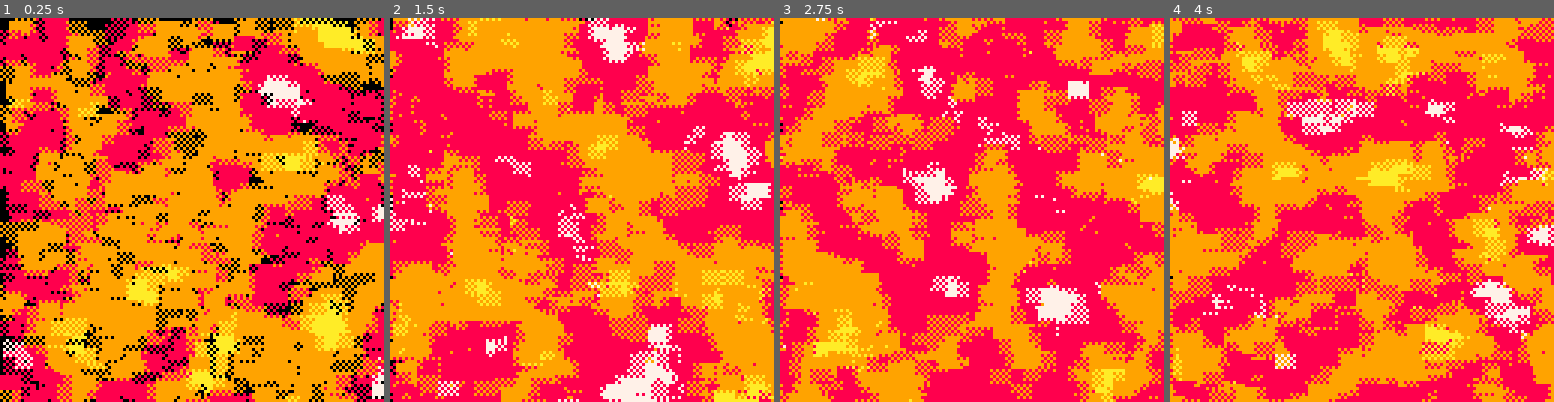
Above: before the commit, frames 1-4 (left to right).
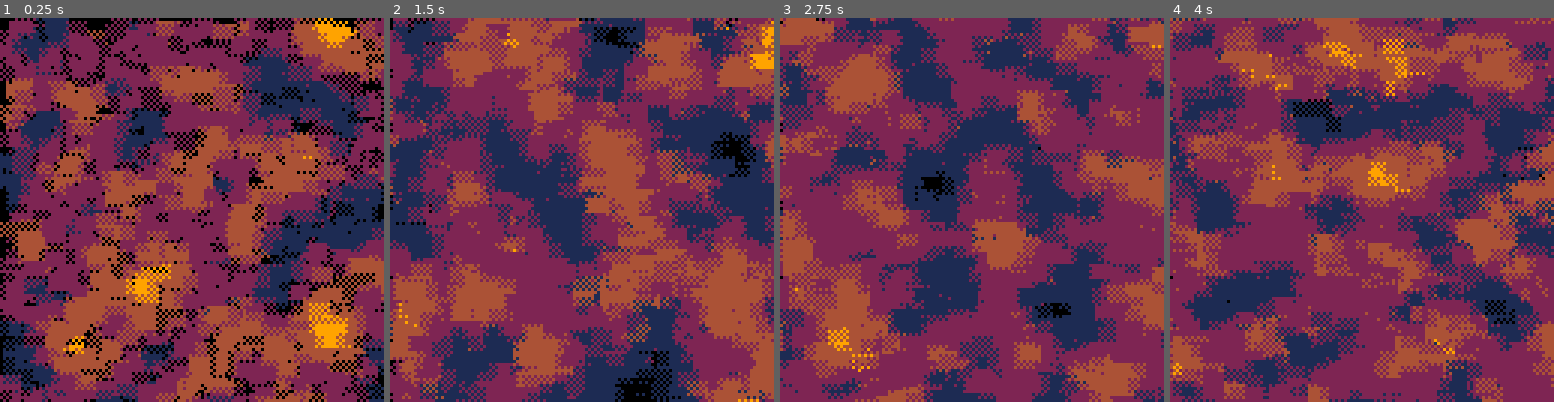
Above: after the commit, the same moments.

Repository: Toastation/p8
Game: PICO-8 cartridge perlin.p8
Same seed, same stepped clock (60 frames per second), same inputs: the game is played once before the commit and once after it.
Inputs:
- Up to frame 1 (0.25 s): no input
- Up to frame 2 (1.5 s): no input
- Up to frame 3 (2.75 s): no input
- Up to frame 4 (4 s): no input

The runs differ from the first frame. In frame 1, 88% of the frame differs, in the area x 0-100%, y 0-100%; in frame 2, 100%; in frame 3, 100%; in frame 4, 100%.

Commit message:
pendulum

Diff:
--- /dev/null
+++ b/dpendulum.p8
@@ -0,0 +1,56 @@
+pico-8 cartridge // http://www.pico-8.com
+version 16
+__lua__
+pi=3.1415
+r1=50
+r2=50
+m1=10
+m2=10
+a1=pi/2
+a2=pi/2
+v1=0
+v2=0
+ac1=0
+ac2=0
+g=0.05
+pa1={10,9,8}
+pa2={12,14,15}
+
+cos1 = cos function cos(angle) return cos1(angle/(pi*2)) end
+sin1 = sin function sin(angle) return sin1(-angle/(pi*2)) end
+
+function _init()
+	cls()
+end
+
+function _update()
+    a = -g * (2 * m1 + m2) * sin(a1);
+    b = -m2 * g * sin(a1 - 2 * a2);
+    c = -2 * sin(a1 - a2) * m2;
+    d = v2 * v2 * r2 + v1 * v1 * r1 * cos(a1 - a2);
+    e = r1 * (2 * m1 + m2 - m2 * cos(2 * a1 - 2 * a2));
+    ac1 = (a + b + c * d) / e;
+    a = 2 * sin(a1 - a2);
+    b = (v1 * v1 * r1 * (m1 + m2));
+    c = g * (m1 + m2) * cos(a1);
+    d = v2 * v2 * r2 * m2 * cos(a1 - a2);
+    e = r2 * (2 * m1 + m2 - m2 * cos(2 * a1 - 2 * a2));
+    ac2 = (a * (b + c + d)) / e;
+    v1+=ac1
+    v2+=ac2
+    a1+=v1
+    a2+=v2
+end
+
+function _draw()
+    x1=64+r1*sin(a1)
+    y1=20+r1*cos(a1)
+    x2=x1+r2*sin(a2)
+    y2=y1+r2*cos(a2)
+    --line(64,20,x1,y1,0)
+    print("♥",x1,y1,pa1[flr(rnd(#pa1)+1)])
+    --circfill(x1,y1,2,pa[flr(rnd(#pa-1)+1)])
+    --line(x1,y1,x2,y2,0)
+    print("웃",x2,y2,pa2[flr(rnd(#pa2)+1)])
+    --circfill(x2,y2,2,pa[flr(rnd(#pa-1)+1)])
+end
--- a/perlin.p8
+++ b/perlin.p8
@@ -17,7 +17,10 @@
 }
 p={}
 fade={}
-pa={7,8,9,10}
+pa1={2,8,14,15,7}
+pa2={7,8,9,10,}
+pa3={0,1,13,6,7}
+pa4={0,1,2,4,9}
 
 function init()
  for i=0,255 do
@@ -81,6 +84,23 @@
 		y=rnd(128)
 		n=perlin(x/20+t,y/20+t,t)
 		n=(n+1)/2
-		print("▒",x,y,pa[flr(lerp(n,1,5))])
+		print("▒",x,y,pa4[flr(lerp(n,1,#pa4+1))])
 	end
 end
+__gfx__
+00000000000000000000000000000000000000000000000000000000000000000000000000000000000000000000000000000000000000000000000000000000
+00000000007808800000000000000000000000000000000000000000000000000000000000000000000000000000000000000000000000000000000000000000
+00700700078888880000000000000000000000000000000000000000000000000000000000000000000000000000000000000000000000000000000000000000
+00077000088888880000000000000000000000000000000000000000000000000000000000000000000000000000000000000000000000000000000000000000
+00077000008888800000000000000000000000000000000000000000000000000000000000000000000000000000000000000000000000000000000000000000
+00700700000888000000000000000000000000000000000000000000000000000000000000000000000000000000000000000000000000000000000000000000
+00000000000080000000000000000000000000000000000000000000000000000000000000000000000000000000000000000000000000000000000000000000
+__map__
+0000000000000000000000000000000000000000000000000000000000000000000000000000000000000000000000000000000000000000000000000000000000000000000000000000000000000000000000000000000000000000000000000000000000000000000000000000000000000000000000000000000000000000
+0000000101010101010100000000000000000000000000000000000000000000000000000000000000000000000000000000000000000000000000000000000000000000000000000000000000000000000000000000000000000000000000000000000000000000000000000000000000000000000000000000000000000000
+0000000101010101010100000000000000000000000000000000000000000000000000000000000000000000000000000000000000000000000000000000000000000000000000000000000000000000000000000000000000000000000000000000000000000000000000000000000000000000000000000000000000000000
+0000000101010101010100000000000000000000000000000000000000000000000000000000000000000000000000000000000000000000000000000000000000000000000000000000000000000000000000000000000000000000000000000000000000000000000000000000000000000000000000000000000000000000
+0000000101010101010100000000000000000000000000000000000000000000000000000000000000000000000000000000000000000000000000000000000000000000000000000000000000000000000000000000000000000000000000000000000000000000000000000000000000000000000000000000000000000000
+0000000101010101010100000000000000000000000000000000000000000000000000000000000000000000000000000000000000000000000000000000000000000000000000000000000000000000000000000000000000000000000000000000000000000000000000000000000000000000000000000000000000000000
+
+
Not shown, changed: the sound effects (__sfx__) section of perlin.p8
